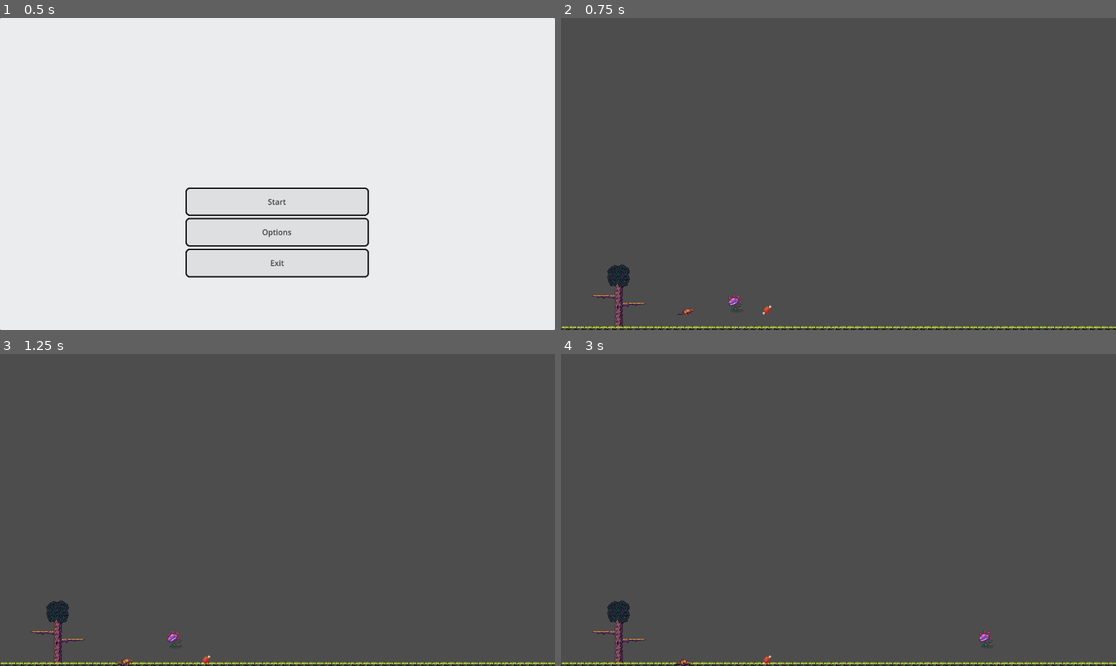
Above: before the commit, frames 1-4 (two rows, left to right).
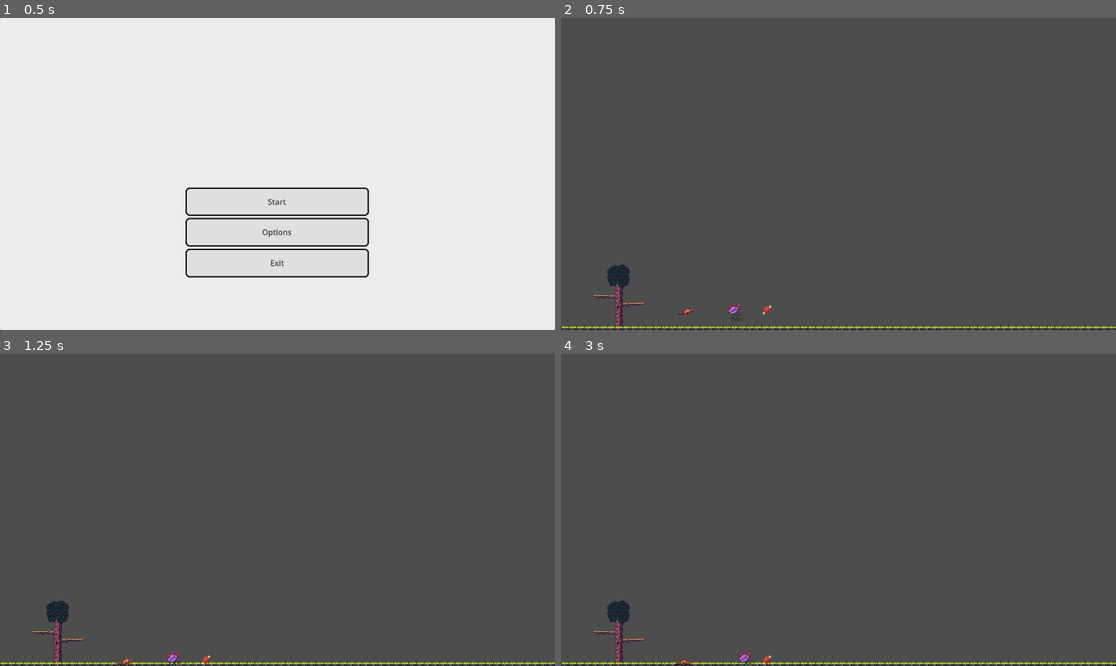
Above: after the commit, the same moments.

Repository: Bigfootmech/GWJ-79
Game: Godot game, scene res://Scenes/Main_Menu.tscn
Two runs of this game, one before a commit and one after it. Both use one fixed random seed, a clock stepped at 60 frames per second and the inputs below.
Inputs:
- Up to frame 1 (0.5 s): no input
- Up to frame 2 (0.75 s): click "Start" at 0.5 s
- Up to frame 3 (1.25 s): no input
- Up to frame 4 (3 s): hold Right (ui_right) 1.28-2.78 s; hold Left (ui_left) from 2.78 s (still down)

Frame 1 is identical in both runs. In frame 2, 0.1% of the frame differs, in the area x 30-33%, y 88-97%; in frame 3, 0.1%; in frame 4, 0.2%, in the area x 32-78%, y 88-100%.

Commit message:
GHI_5: Applying Gravity to player

Diff:
--- a/Entities/Player/player.gd
+++ b/Entities/Player/player.gd
@@ -1,14 +1,19 @@
 extends CharacterBody2D
 
-@export var speed = 400
+# Get Gravity from project settings
+var gravity = ProjectSettings.get_setting("physics/2d/default_gravity")
 
-func get_input():
+@export var speed = 7000
+@export var JUMP_VELOCITY = -380.0
+
+func _physics_process(delta):
 	var input_direction = Input.get_axis("ui_left", "ui_right")
-	velocity.x = input_direction * speed
+	velocity.x = input_direction * speed * delta
 	_turn_sprite(velocity.x)
 
-func _physics_process(delta):
-	get_input()
+	if !is_on_floor():
+		velocity.y += gravity * delta
+
 	move_and_slide()
 
 func _turn_sprite(dir):
